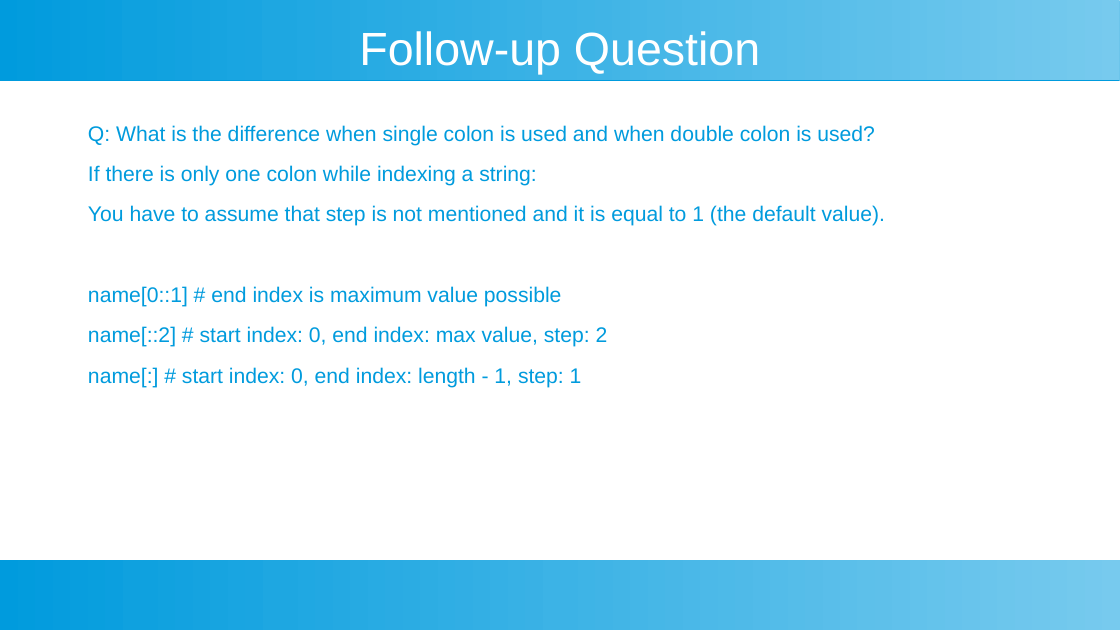
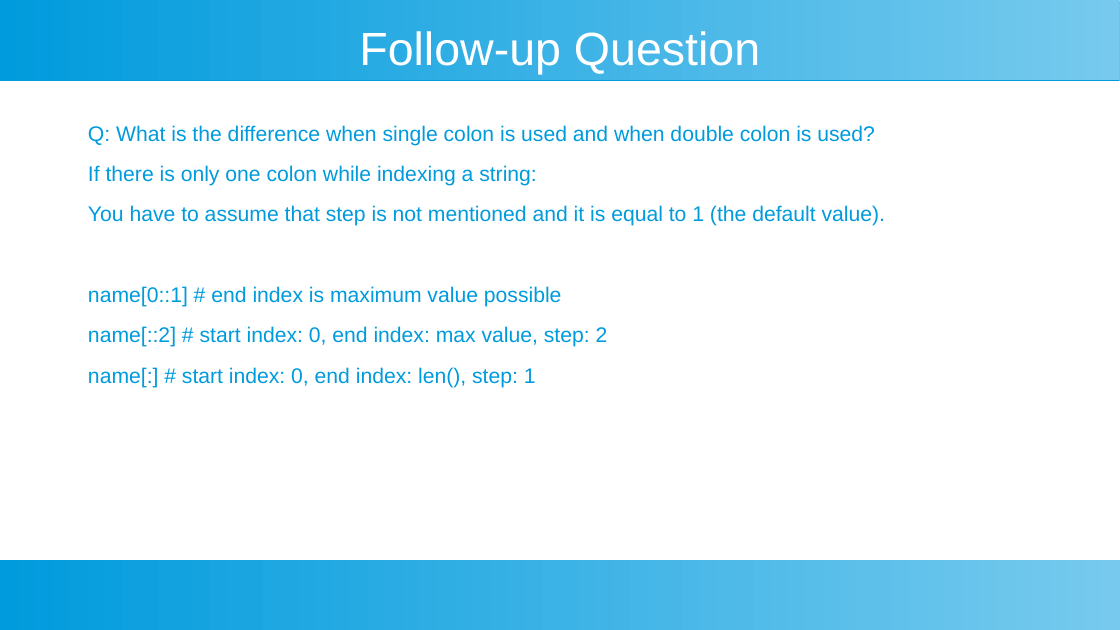
Before and after one commit to ashishjain1547/public_lessons_in_python, a slide deck: slide 12 of Ch 4 - Strings/Strings.odp. Drawn at 1120x630 pixels with LibreOffice and Linux fonts; fonts in the diff are those of the drawing. Boxes give left, top, right and bottom in pixels: in the first picture for what was removed or moved away, otherwise in the second. Text is boxed around its words. In the diff, an @@ line names an element or a change of style, - is before the commit and + after.

```diff
--- a/Ch 4 - Strings/Strings.odp
+++ b/Ch 4 - Strings/Strings.odp
@@ text at (88,367,536,388): text changed @@
-name[:] # start index: 0, end index: length - 1, step: 1
+name[:] # start index: 0, end index: len(), step: 1
```
Also in this commit, not shown: 3 other slides changed, 16 other files.
